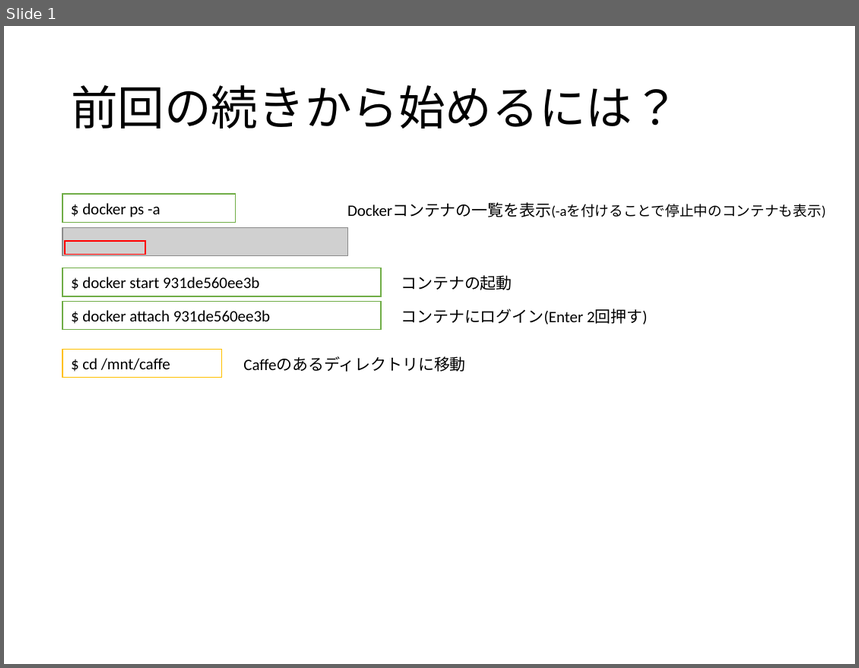
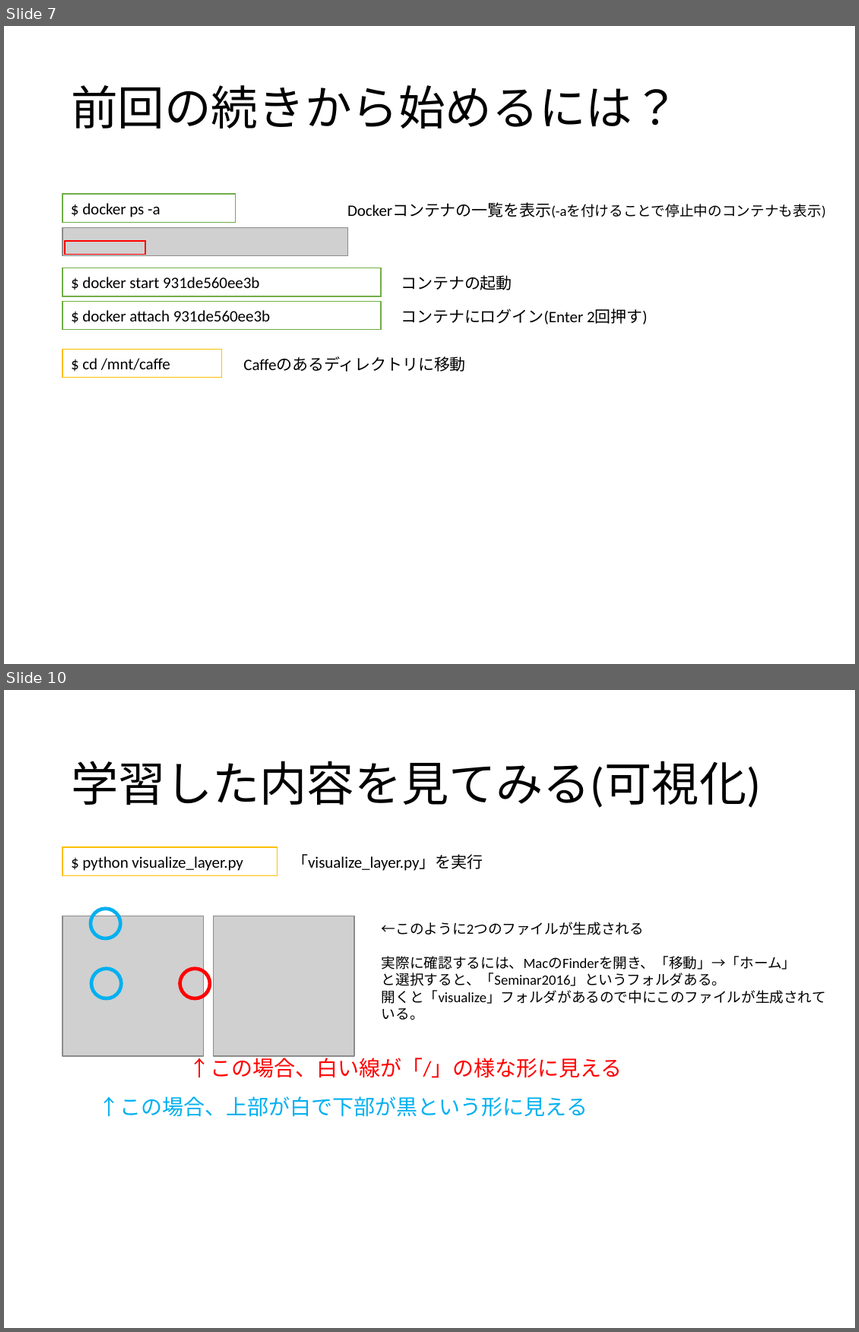
Before and after one commit to hara-lab-mizofumi/Seminar2016, a slide deck: 4-Caffeを使った画像分類.pptx. Shown one above the other, each under a label of ours: slide 1 before the commit, slides 7 and 10 after it; the slides between them are not shown. The pictures are 859x668 and 859x1332 pixels, drawn with LibreOffice and Linux fonts; fonts in the diff are those of the drawing; grey boxes stand for pictures. Boxes give left, top, right and bottom in pixels: in the first picture for what was removed or moved away, otherwise in the second. Text is boxed around its words. In the diff, an @@ line names an element or a change of style, - is before the commit and + after.

```diff
--- a/4-Caffeを使った画像分類.pptx
+++ b/4-Caffeを使った画像分類.pptx
@@ slide 10 added at (x1=4, y1=690, x2=855, y2=1328), background #FFFFFF @@
@@ title added at (x1=71, y1=761, x2=761, y2=808), 40 pt, text #000000 @@
+学習した内容を見てみる(可視化)
@@ rectangle added at (x1=63, y1=847, x2=278, y2=875), fill #FFFFFF, outline #FFC000 1 pt, 13.5 pt, text #000000 @@
+$ python visualize_layer.py
@@ text added at (x1=292, y1=854, x2=483, y2=871), 13.5 pt, text #000000 @@
+「visualize_layer.py」を実行
@@ picture added at (x1=63, y1=916, x2=204, y2=1057) @@
@@ ellipse added at (x1=91, y1=909, x2=120, y2=939), outline #00B0F0 3 pt @@
@@ picture added at (x1=214, y1=916, x2=354, y2=1057) @@
@@ text added at (x1=382, y1=922, x2=826, y2=1020), 12 pt, text #000000 @@
+←このように2つのファイルが生成される
+実際に確認するには、MacのFinderを開き、「移動」→「ホーム」
+と選択すると、「Seminar2016」というフォルダある。
+開くと「visualize」フォルダがあるので中にこのファイルが生成されて
+いる。
@@ ellipse added at (x1=91, y1=968, x2=122, y2=998), outline #00B0F0 3 pt @@
@@ ellipse added at (x1=180, y1=968, x2=210, y2=998), outline #FF0000 3 pt @@
@@ text added at (x1=189, y1=1055, x2=623, y2=1078), 18 pt, text #FF0000 @@
+↑この場合、白い線が「/」の様な形に見える
@@ text added at (x1=99, y1=1097, x2=588, y2=1117), 18 pt, text #00B0F0 @@
+↑この場合、上部が白で下部が黒という形に見える
@@ what was slide 1 is now slide 7 @@
```
Also in this commit, not shown: 2 slides changed, 8 other slides added.
